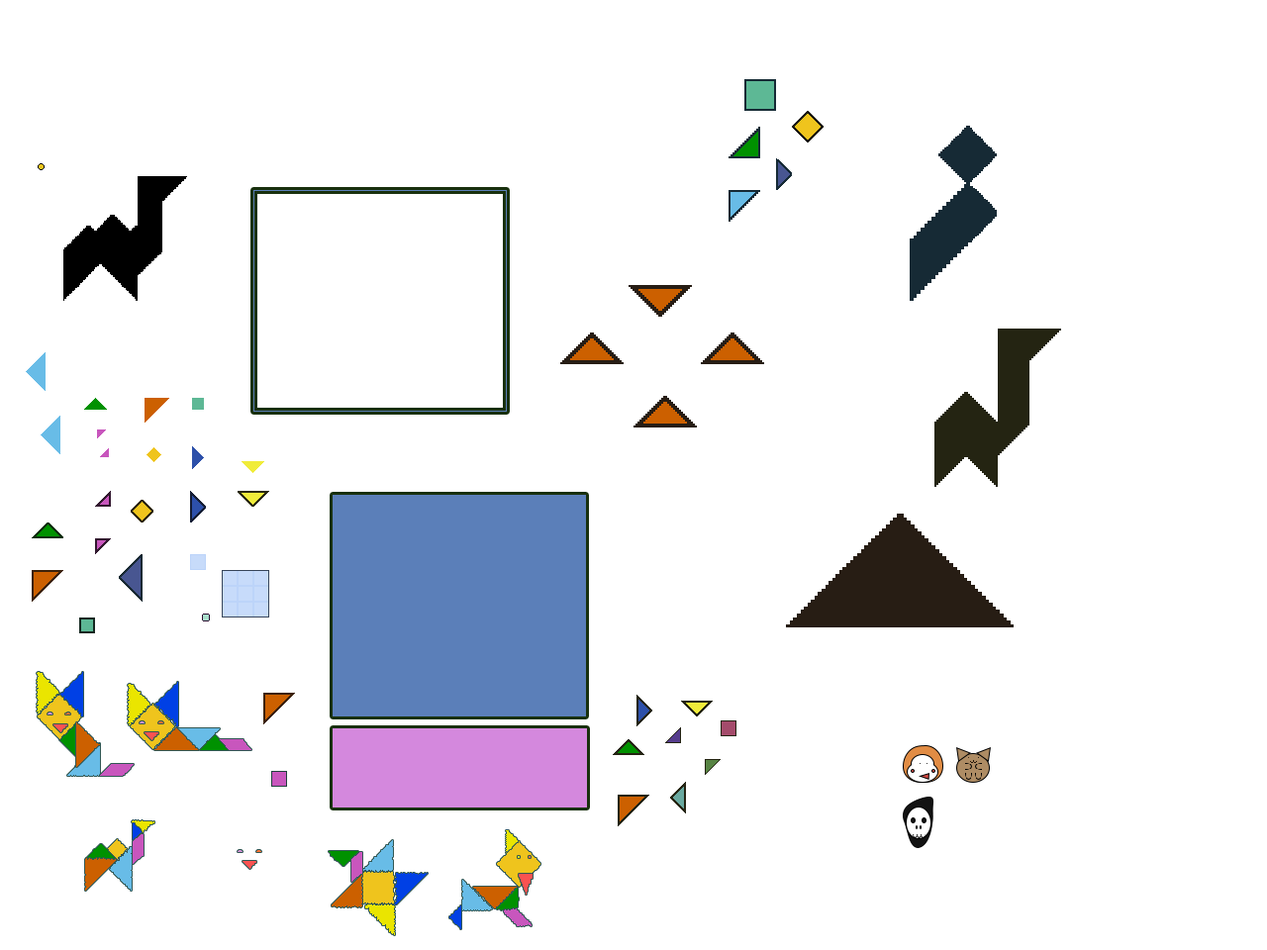
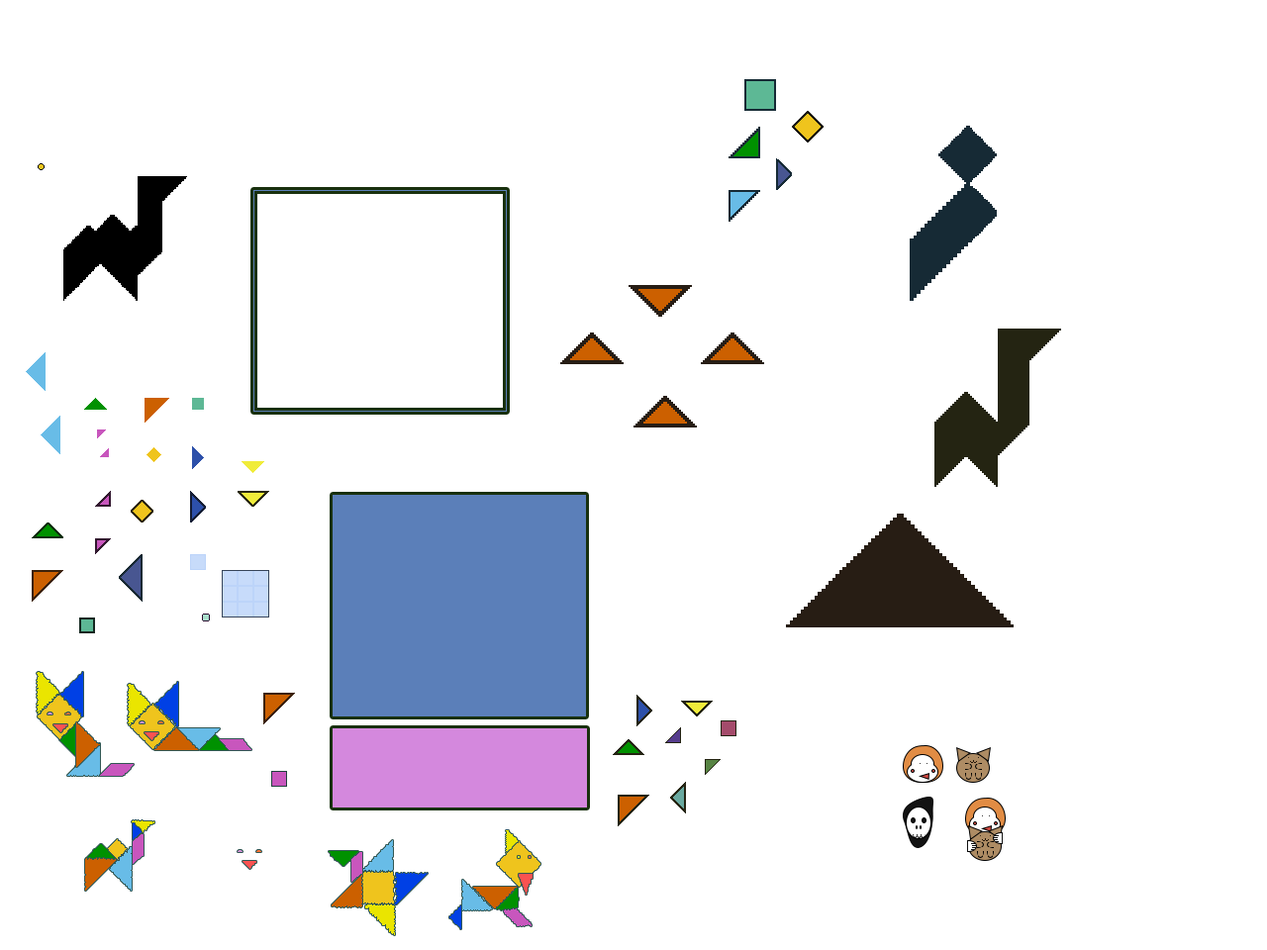
Before/after of a 1267 x 950 layered artwork. What changed in the layer stack:
added layer "Эллипс 9" (1st of 2) above "Эллипс 9 копия" over [966, 840, 977, 853]
added layer "Эллипс 9 копия" above "Слой 10" over [992, 832, 1003, 845]
added layer "Слой 10" above "Эллипс 8 копия" over [981, 838, 989, 842]
added layer "Эллипс 8 копия" (1st of 2) above "Эллипс 8 копия 3" over [986, 841, 994, 849]
added layer "Эллипс 8 копия 3" (1st of 2) above "Эллипс 8 копия 2" over [986, 851, 994, 858]
added layer "Эллипс 8 копия 2" (1st of 2) above "Эллипс 8" over [976, 851, 984, 858]
added layer "Эллипс 8" (1st of 2) above "Эллипс 7 копия" over [976, 841, 984, 849]
added layer "Многоугольник 2 копия" (1st of 2) above "Многоугольник 2" over [987, 825, 1003, 841]
added layer "Многоугольник 2" (1st of 2) above "Эллипс 6" over [967, 825, 983, 841]
added layer "Эллипс 6" (1st of 2) above "Эллипс 5 копия" over [967, 831, 1002, 861]
added layer "Эллипс 5 копия" (1st of 2) above "Эллипс 5" over [993, 821, 998, 826]
added layer "Эллипс 5" (1st of 2) above "Эллипс 4 копия" over [972, 821, 977, 826]
added layer "Многоугольник 1" (1st of 2) above "Эллипс 2" over [980, 825, 992, 833]
added layer "Эллипс 2" (1st of 3) above "Эллипс 3" over [968, 806, 1001, 836]
added layer "Эллипс 3" (1st of 2) above "Эллипс 12 копия 8" over [964, 797, 1006, 836]
